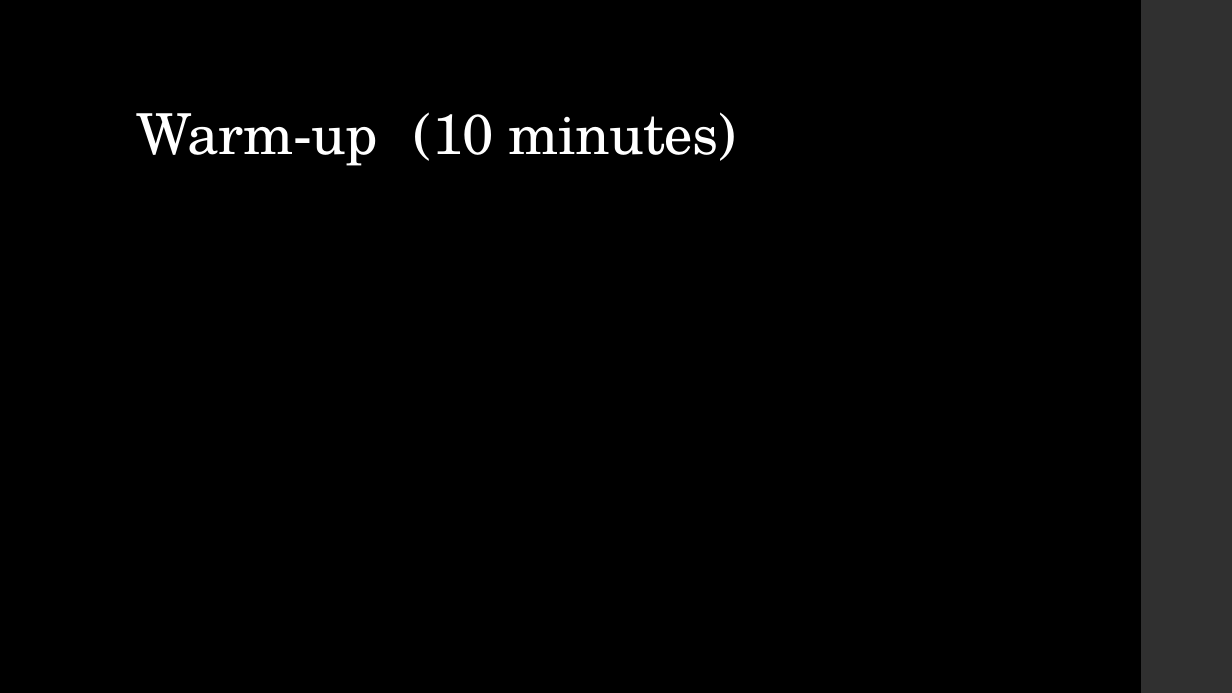
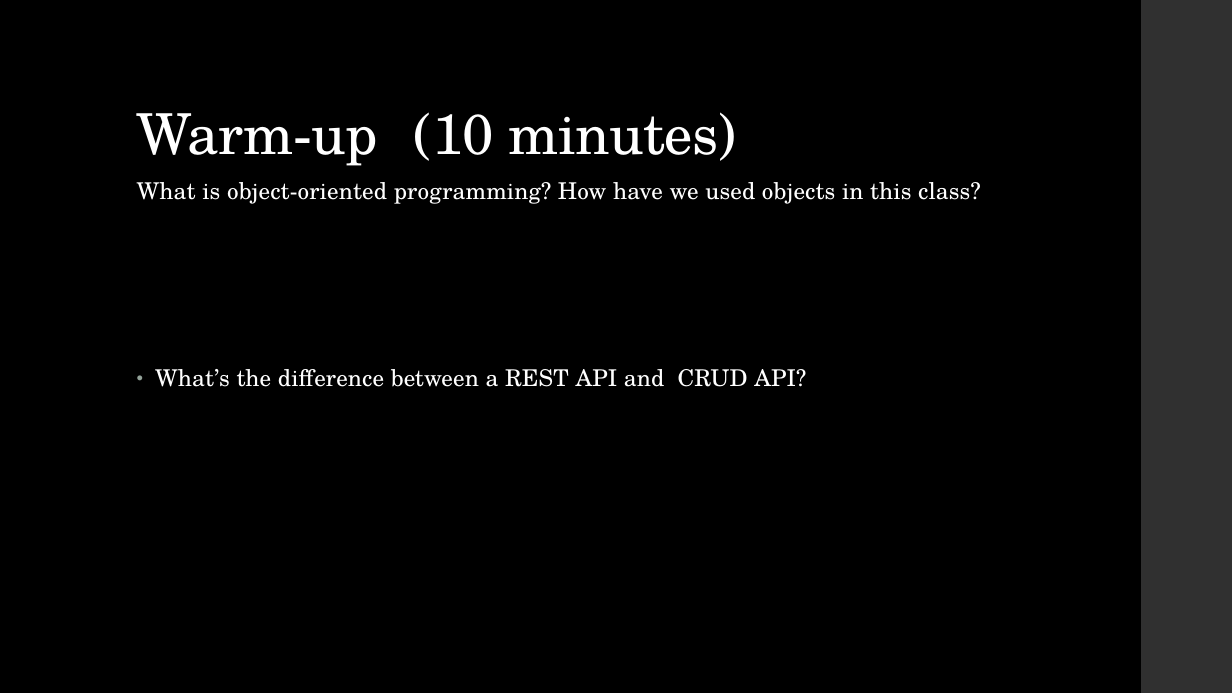
Before and after one commit to LaunchCoderGirlSTL/Data-Science-Assignments, a slide deck: slide 2 of course_material/week_23/week_23_presentation.pptx. Drawn at 1232x693 pixels with LibreOffice and Linux fonts; fonts in the diff are those of the drawing. Boxes give left, top, right and bottom in pixels: in the first picture for what was removed or moved away, otherwise in the second. Text is boxed around its words. In the diff, an @@ line names an element or a change of style, - is before the commit and + after.

Commit message:
week 23 ppt

```diff
--- a/course_material/week_23/week_23_presentation.pptx
+++ b/course_material/week_23/week_23_presentation.pptx
@@ text added at box(137, 182, 981, 387), 18 pt, text #FFFFFF @@
+What is object-oriented programming? How have we used objects in this class?
+• What’s the difference between a REST API and CRUD API?
```
